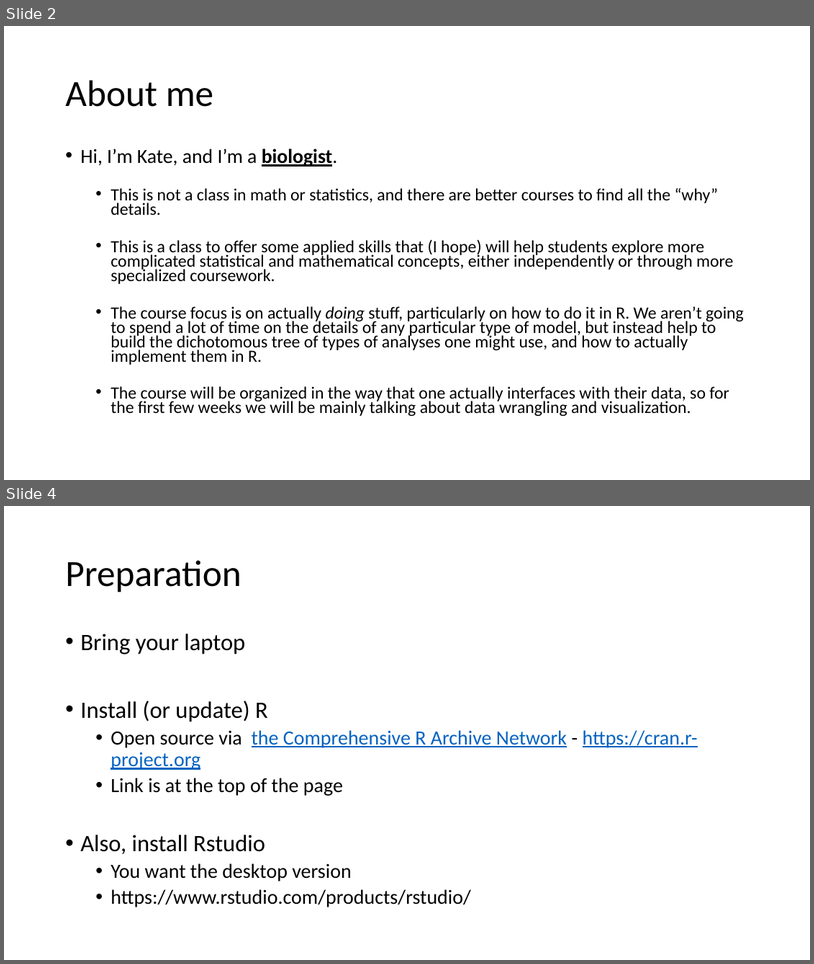
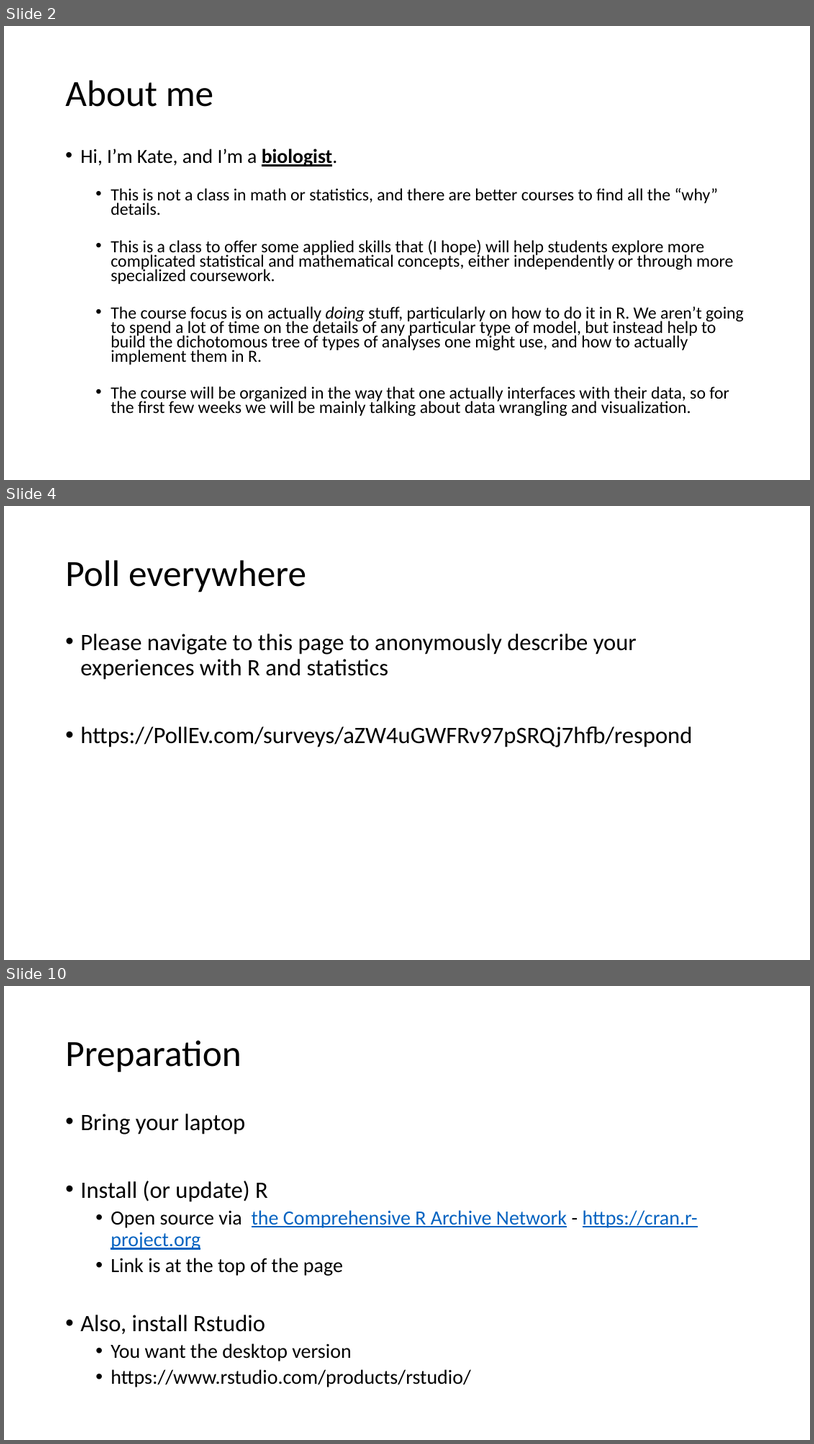
Before and after one commit to VTQuantMethodsEEB/klangwig, a slide deck: lectures/le1_intro_to_R.pptx. Shown one above the other, each under a label of ours: slides 2 and 4 before the commit, slides 2, 4 and 10 after it; the slides between them are not shown. The pictures are 814x964 and 814x1444 pixels, drawn with LibreOffice and Linux fonts; fonts in the diff are those of the drawing. Boxes give left, top, right and bottom in pixels: in the first picture for what was removed or moved away, otherwise in the second. Text is boxed around its words. In the diff, an @@ line names an element or a change of style, - is before the commit and + after.

```diff
--- a/lectures/le1_intro_to_R.pptx
+++ b/lectures/le1_intro_to_R.pptx
@@ slide 4 added at (4,506,810,960), background #FFFFFF @@
@@ title added at (65,560,306,592), 44 pt, text #000000 @@
+Poll everywhere
@@ text added at (80,633,692,747), 28 pt, text #000000 @@
+• Please navigate to this page to anonymously describe your experiences with R and statistics
+• https://PollEv.com/surveys/aZW4uGWFRv97pSRQj7hfb/respond
@@ what was slide 4 is now slide 10 @@
```
Also in this commit, not shown: 6 slides changed, 5 other slides added, 12 other files.
